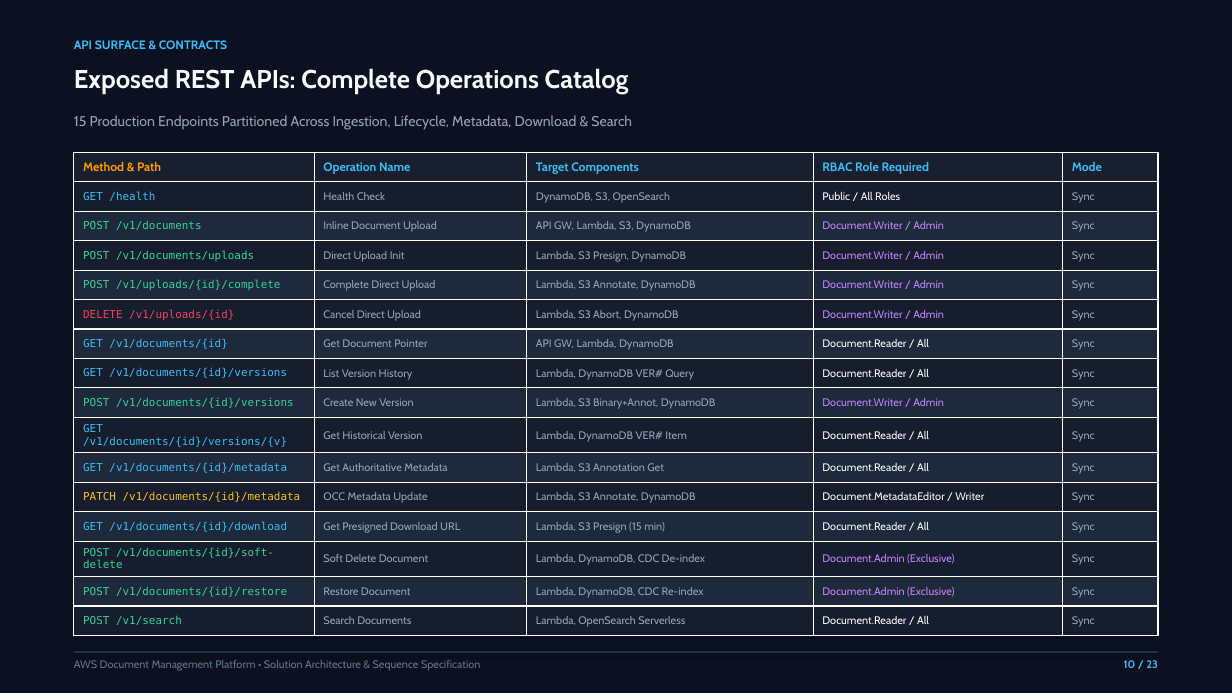
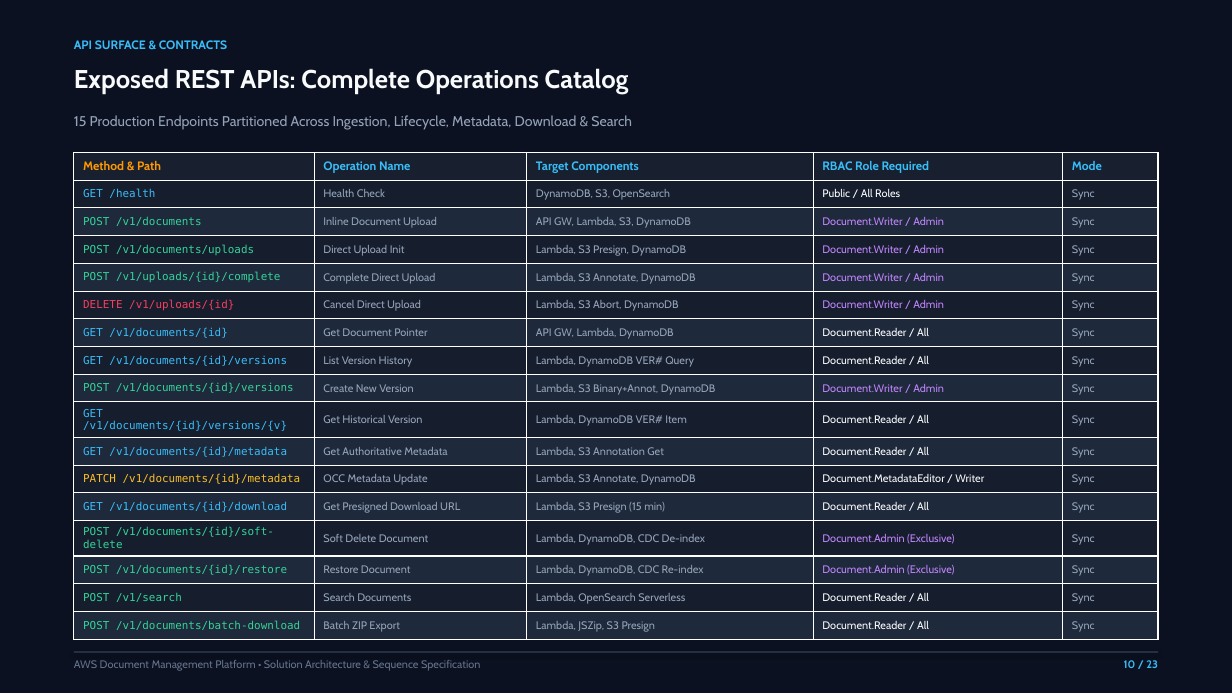
Before and after one commit to peydan/aws-doc-management-system, a slide deck: slide 10 of presentations/AWS_Document_Management_Platform_Architecture.pptx. Drawn at 1232x693 pixels with LibreOffice and Linux fonts; fonts in the diff are those of the drawing. Boxes give left, top, right and bottom in pixels: in the first picture for what was removed or moved away, otherwise in the second. Text is boxed around its words. In the diff, an @@ line names an element or a change of style, - is before the commit and + after.

```diff
--- a/presentations/AWS_Document_Management_Platform_Architecture.pptx
+++ b/presentations/AWS_Document_Management_Platform_Architecture.pptx
@@ table at (74, 152, 1158, 636) @@
+row 17: POST /v1/documents/batch-download | Batch ZIP Export | Lambda, JSZip, S3 Presign | Document.Reader / All | Sync
```
Also in this commit, not shown: 1 other slide changed, 44 other files.
